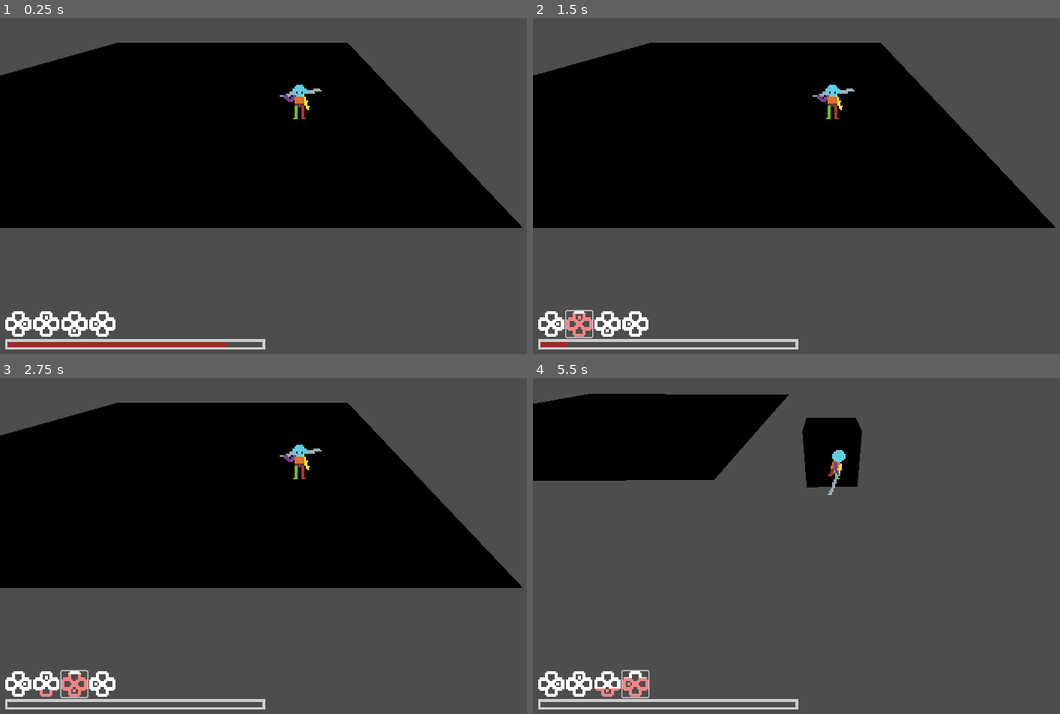
Above: before the commit, frames 1-4 (two rows, left to right).
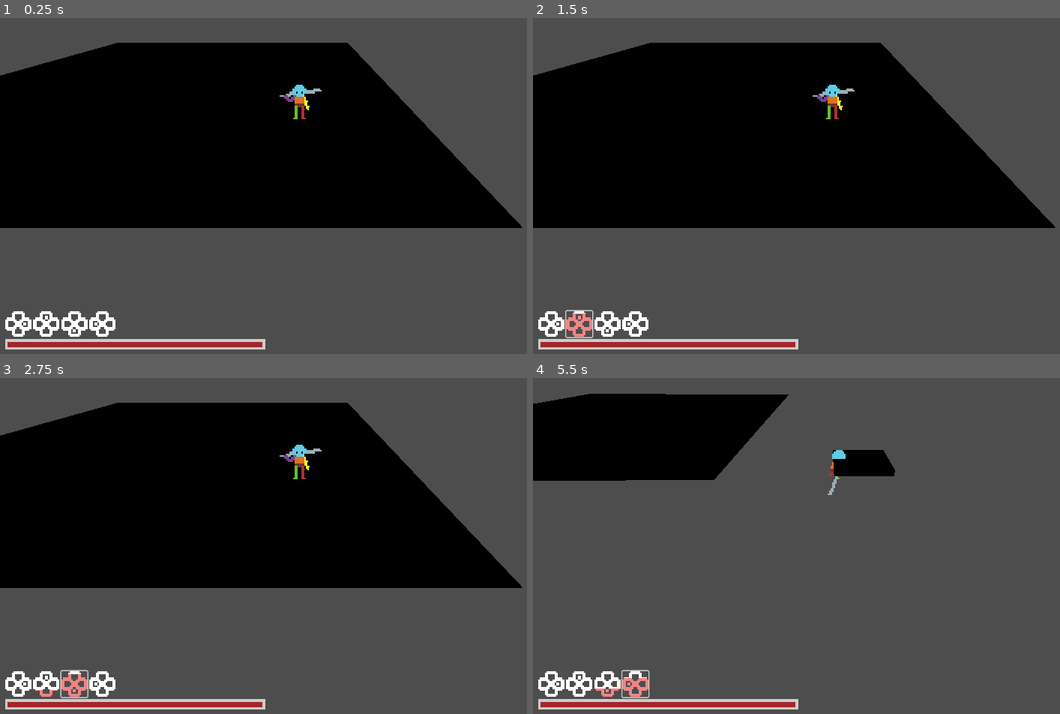
Above: after the commit, the same moments.

Repository: torbenvanassche/necro_ascension
Game: Godot game, scene res://scenes/test.tscn
Two runs of this game, one before a commit and one after it. Both use one fixed random seed, a clock stepped at 60 frames per second and the inputs below.
Inputs (mouse positions are in pixels of both pictures, inside the frame that each line leads up to):
- Up to frame 1 (0.25 s): no input
- Up to frame 2 (1.5 s): click (548, 323) at 0.5 s; click (580, 323) at 1.25 s
- Up to frame 3 (2.75 s): click (73, 683) at 2 s
- Up to frame 4 (5.5 s): click (633, 683) at 2.75 s; tap Enter at 3.5 s; move the mouse to (965, 529) at 3.52 s; hold D (right) 3.53-4.28 s; click (965, 529) at 3.6 s; move the mouse to (712, 562) at 4.27 s; hold S (back) 4.28-5.03 s; click (712, 562) at 4.35 s; move the mouse to (891, 472) at 5.02 s; hold D (right) from 5.03 s (still down); tap E (interact) at 5.1 s; click (891, 472) at 5.3 s

The runs differ from the first frame. In frame 1, 0.1% of the frame differs, in the area x 42-50%, y 96-98%; in frame 2, 0.7%; in frame 3, 0.8%; in frame 4, 3.0%, in the area x 1-69%, y 11-98%.

Commit message:
animation fix and attack collision

Diff:
--- a/scenes/character.tscn
+++ b/scenes/character.tscn
@@ -13,8 +13,10 @@
 [ext_resource type="Texture2D" uid="uid://bh2ujrl66ykbc" path="res://imported_data/animations/Sword/Sword_2_Template_Run_Left-Sheet.png" id="11_kmkyb"]
 [ext_resource type="Texture2D" uid="uid://bq24pkjhjd4ae" path="res://imported_data/animations/Sword/Sword_2_Template_Run_Right-Sheet.png" id="12_568yo"]
 [ext_resource type="Texture2D" uid="uid://bx1g4bv78c5j1" path="res://imported_data/animations/Sword/Sword_2_Template_Run_Up-Sheet.png" id="13_wsy52"]
+[ext_resource type="Script" path="res://scenes/combat_handler.gd" id="14_uqwjx"]
 
 [sub_resource type="BoxShape3D" id="BoxShape3D_x6clw"]
+size = Vector3(1, 1, 0.5)
 
 [sub_resource type="AtlasTexture" id="AtlasTexture_tex1b"]
 atlas = ExtResource("6_md4ug")
@@ -640,13 +642,16 @@
 }]
 
 [sub_resource type="BoxShape3D" id="BoxShape3D_kds2e"]
-size = Vector3(1, 1, 0.954956)
+size = Vector3(1, 0.1, 1)
 
 [sub_resource type="BoxMesh" id="BoxMesh_20a60"]
-
-[node name="character" type="CharacterBody3D" node_paths=PackedStringArray("attack_area", "sprite3D")]
+size = Vector3(1, 0.1, 1)
+
+[node name="character" type="CharacterBody3D" node_paths=PackedStringArray("combat_system", "sprite3D")]
 script = ExtResource("1_0gv8e")
-attack_area = NodePath("attack_area")
+speed = null
+camera_relative = null
+combat_system = NodePath("attack_area")
 sprite3D = NodePath("CollisionShape3D/sprite3D")
 
 [node name="CollisionShape3D" type="CollisionShape3D" parent="."]
@@ -664,6 +669,7 @@
 collision_mask = 2
 monitoring = false
 monitorable = false
+script = ExtResource("14_uqwjx")
 
 [node name="CollisionShape3D" type="CollisionShape3D" parent="attack_area"]
 transform = Transform3D(1, 0, 0, 0, 1, 0, 0, 0, 1, 0, 0.5, -0.522522)
--- /dev/null
+++ b/scenes/combat_handler.gd
@@ -0,0 +1,31 @@
+class_name CombatHandler
+extends Area3D
+
+@onready var collider: CollisionShape3D = $CollisionShape3D;
+
+var attacking: bool = false:
+	set(value):
+		attacking = value;
+		monitorable = attacking;
+		monitoring = attacking;
+		collider.visible = attacking;
+
+func _ready() -> void:
+	body_entered.connect(_on_attack);
+	collider.visible = false;
+
+func attack(direction: String):
+	match direction:
+		"left":
+			self.global_rotation_degrees = Vector3(0, 90, 0);
+		"right":
+			self.global_rotation_degrees = Vector3(0, -90, 0);
+		"up":
+			self.global_rotation_degrees = Vector3(0, 0, 0);
+		"down":
+			self.global_rotation_degrees = Vector3(0, 180, 0);
+	print(self.global_rotation_degrees)
+	attacking = true;
+
+func _on_attack(body: Node3D):
+	print(body.name)
--- a/scenes/test.tscn
+++ b/scenes/test.tscn
@@ -60,11 +60,11 @@
 transform = Transform3D(0.1, 0, 0, 0, 0.1, 0, 0, 0, 0.1, 1.78178, 0.0676402, -0.627654)
 mesh = SubResource("BoxMesh_uyi4d")
 
-[node name="StaticBody3D" type="StaticBody3D" parent="Level/MeshInstance3D"]
+[node name="test_collider" type="StaticBody3D" parent="Level/MeshInstance3D"]
 collision_layer = 3
 collision_mask = 2
 
-[node name="CollisionShape3D" type="CollisionShape3D" parent="Level/MeshInstance3D/StaticBody3D"]
+[node name="CollisionShape3D" type="CollisionShape3D" parent="Level/MeshInstance3D/test_collider"]
 shape = SubResource("BoxShape3D_otjxv")
 
 [node name="CanvasLayer" type="CanvasLayer" parent="."]
--- a/scripts/character_controller.gd
+++ b/scripts/character_controller.gd
@@ -8,13 +8,15 @@
 var heading: String = "down";
 
 @export var interaction_range: Area3D;
-@export var attack_area: Area3D;
+@export var combat_system: CombatHandler;
 @export var sprite3D: AnimatedSprite3D;
 var player_state: String;
 
 var current_triggers: Array[Area3D];
 var do_processing: bool = true;
 var can_transform: bool = false;
+
+var direction: Vector3 = Vector3.ZERO;
 
 var animation_controller: AnimationMachine;
 
@@ -35,15 +37,11 @@
 	animation_controller = AnimationMachine.new(sprite3D, animations)
 	animation_controller.one_shot_ended.connect(func(): do_processing = true)
 
-	if attack_area:
-		attack_area.body_entered.connect(attack);
-
 func _physics_process(delta):
 	player_state = "idle"
 	if Input.is_action_just_pressed(("interact")):
 		interact();
 
-	var direction: Vector3 = Vector3.ZERO;
 	if do_processing:
 		var input_dir = Input.get_vector("left", "right", "back", "forward").normalized()
 		if camera_relative:
@@ -70,27 +68,20 @@
 	animation_controller.animation_state = "%s_%s" % [player_state, heading];
 
 func _unhandled_input(event: InputEvent) -> void:
-	if Input.is_action_just_pressed("attack") && not attack_area.monitorable:
+	if Input.is_action_just_pressed("attack") && not combat_system.attacking:
+		animation_controller.one_shot_ended.connect(func(): combat_system.attacking = false, CONNECT_ONE_SHOT);
+		combat_system.attack(heading);
 		play_one_shot("attack");
-		set_attack_monitoring(true)
-		animation_controller.one_shot_ended.connect(set_attack_monitoring.bind(false), CONNECT_ONE_SHOT);
 
 func play_one_shot(anim_name: String):
 	animation_controller.one_shot("%s_%s" % [anim_name, heading])
 	velocity = Vector3.ZERO;
 	do_processing = false;
 
-func set_attack_monitoring(is_attacking: bool):
-	attack_area.monitorable = is_attacking;
-	attack_area.monitoring = is_attacking;
-
 func interact():
 	if current_triggers.size() != 0:
 		if current_triggers[0].has_method("on_interact"):
 			current_triggers[0].on_interact();
-
-func attack(body: Node3D):
-	print(body.name)
 
 func sort_areas_by_distance():
 	current_triggers.sort_custom(func(a: Node3D, b: Node3D): return global_position.distance_squared_to(a.global_position) > global_position.distance_squared_to(b.global_position));
--- a/scripts/fill_bar.gd
+++ b/scripts/fill_bar.gd
@@ -5,9 +5,6 @@
 @export var current_fill: float = 100;
 
 signal is_depleted()
-
-func _process(delta: float) -> void:
-	decrease_health(1)
 
 func set_data(curr_health: float = max_fill):
 	current_fill = curr_health
--- a/scripts/utils/animation/animation_controller.gd
+++ b/scripts/utils/animation/animation_controller.gd
@@ -4,7 +4,7 @@
 var animation_state: String = "":
 	set(value):
 		current_state = get_state(value)
-		if current_state && animation_state != value && not one_shot_active:
+		if current_state && animation_player.animation != value && not one_shot_active:
 			animation_player.animation = current_state.state_name;
 			animation_player.play(animation_player.animation)
 		animation_state = value;
Not shown: 1 places in scenes/character.tscn that only renumber resources
